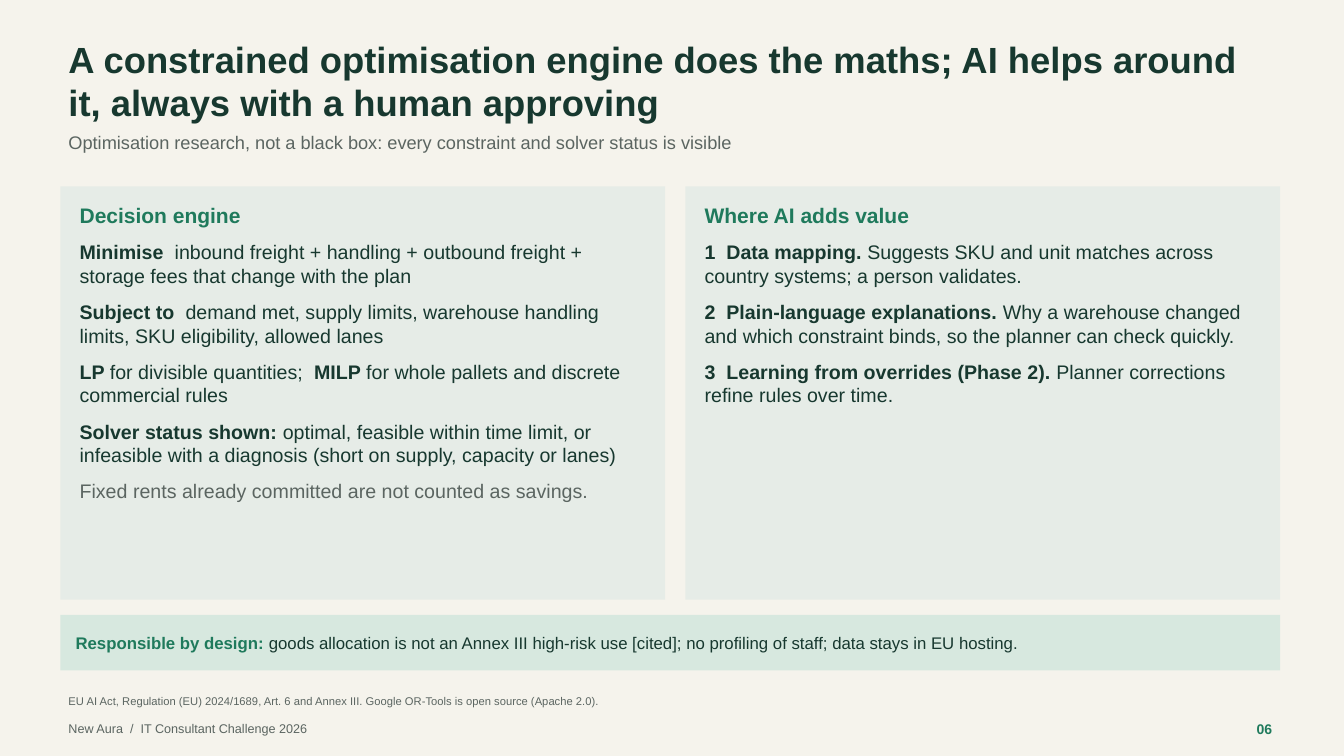
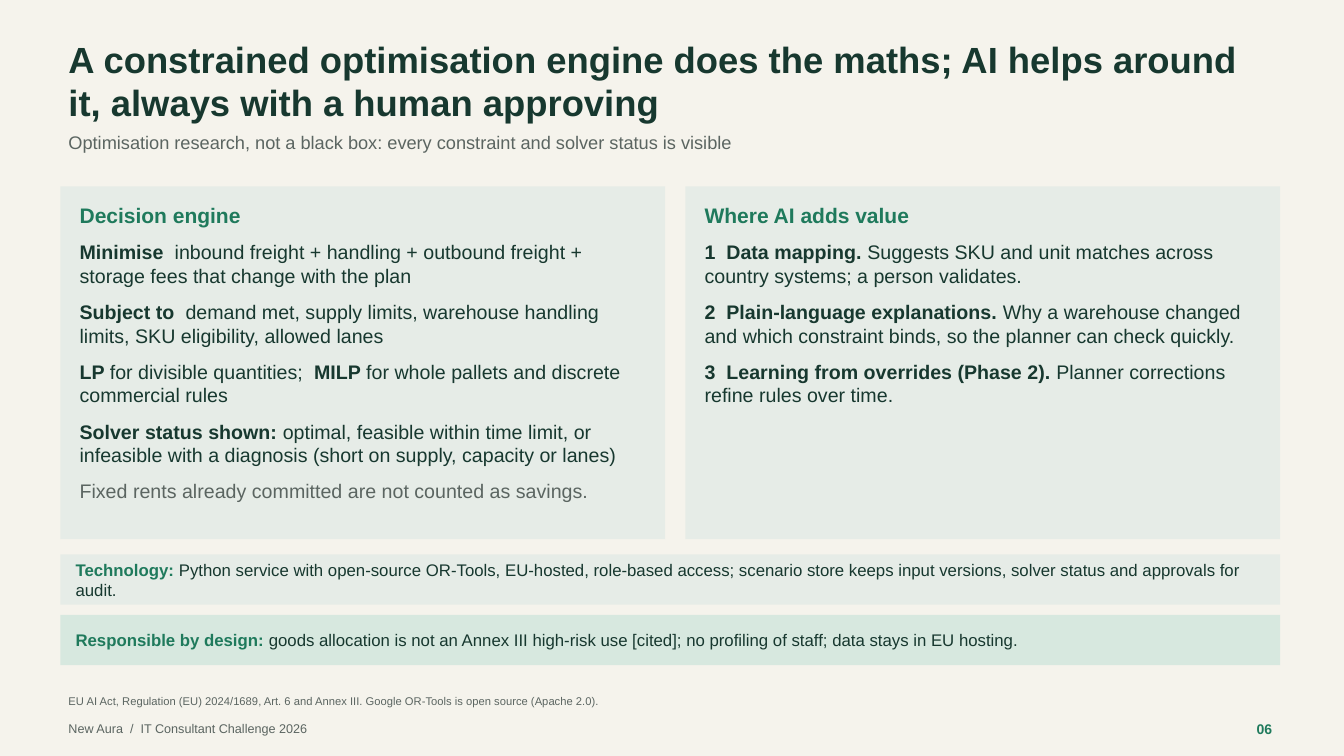
Before and after one commit to tuankiet18-dev/IT-consultant, a slide deck: slide 6 of proposal/final/NEW AURA.pptx. Drawn at 1344x756 pixels with LibreOffice and Linux fonts; fonts in the diff are those of the drawing. Boxes give left, top, right and bottom in pixels: in the first picture for what was removed or moved away, otherwise in the second. Text is boxed around its words. In the diff, an @@ line names an element or a change of style, - is before the commit and + after.

```diff
--- a/proposal/final/NEW AURA.pptx
+++ b/proposal/final/NEW AURA.pptx
@@ rectangle "Decision engine" resized from (x1=60, y1=187, x2=665, y2=600) to (x1=60, y1=187, x2=665, y2=539) @@
@@ rectangle "Where AI adds value" resized from (x1=686, y1=187, x2=1280, y2=600) to (x1=686, y1=187, x2=1280, y2=539) @@
@@ rectangle added at (x1=60, y1=555, x2=1280, y2=605), fill #E6ECE7, 12 pt, text #17382F @@
+Technology: Python service with open-source OR-Tools, EU-hosted, role-based access; scenario store keeps input versions, solver status and approvals for audit.
@@ rectangle "Responsible by design: goods allocation ..." resized from (x1=60, y1=615, x2=1280, y2=670) to (x1=60, y1=615, x2=1280, y2=665) @@
```
Also in this commit, not shown: 3 other slides changed, 1 other file.
